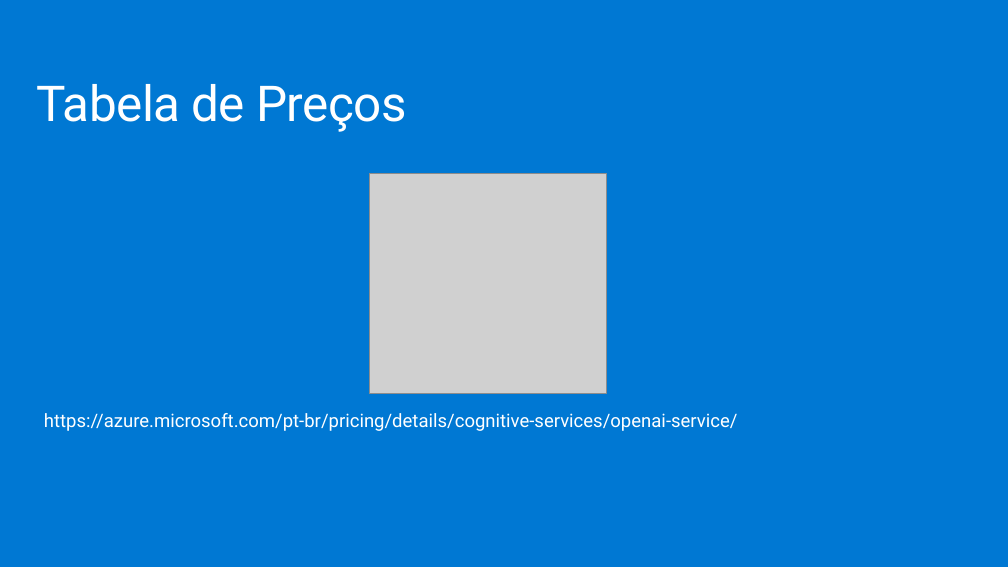
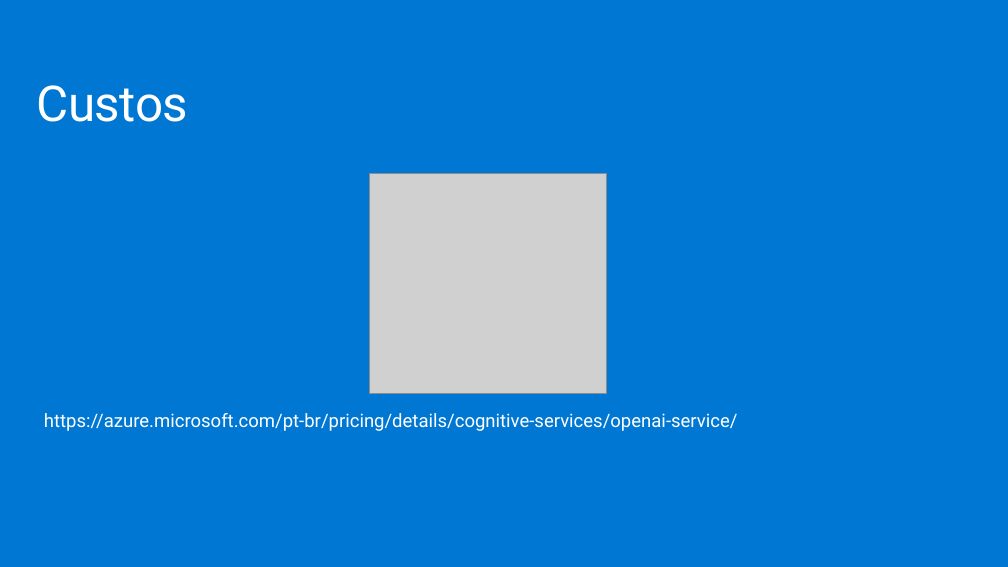
Before and after one commit to jpitapeva/azureopenai, a slide deck: slide 14 of AzureOpenAI.pptx (slide 12 before the commit). Drawn at 1008x567 pixels with LibreOffice and Linux fonts; fonts in the diff are those of the drawing; grey boxes stand for pictures; background and template pictures are left out. Boxes give left, top, right and bottom in pixels: in the first picture for what was removed or moved away, otherwise in the second. Text is boxed around its words. In the diff, an @@ line names an element or a change of style, - is before the commit and + after.

```diff
--- a/AzureOpenAI.pptx
+++ b/AzureOpenAI.pptx
@@ text at (37,85,189,122): text changed @@
-Tabela de Preços
+Custos
```
Also in this commit, not shown: 6 other slides changed, 2 slides removed.
